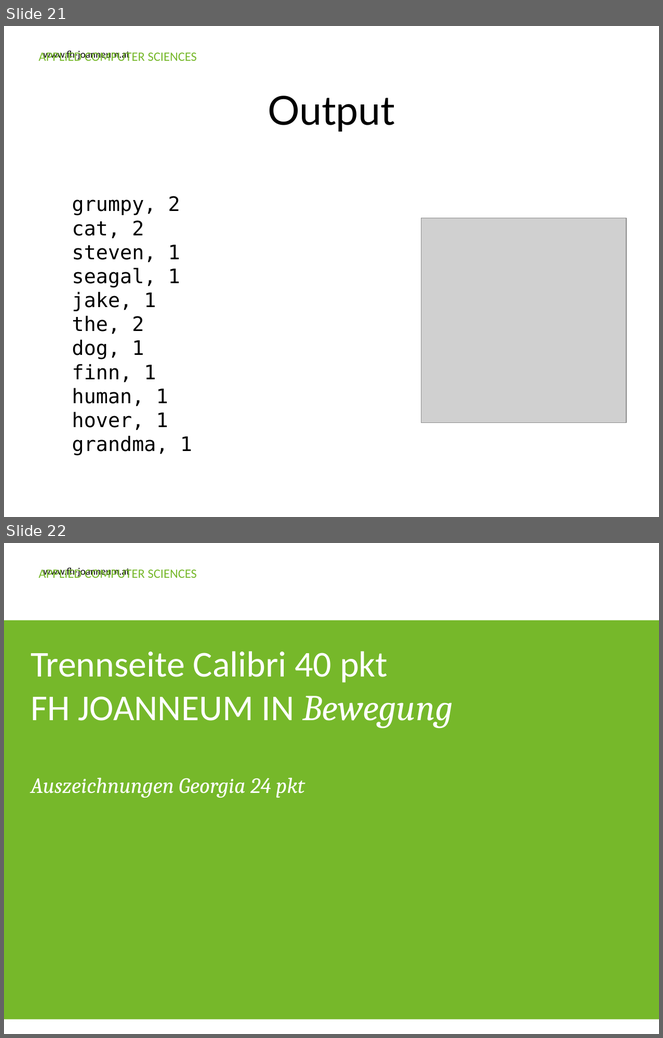
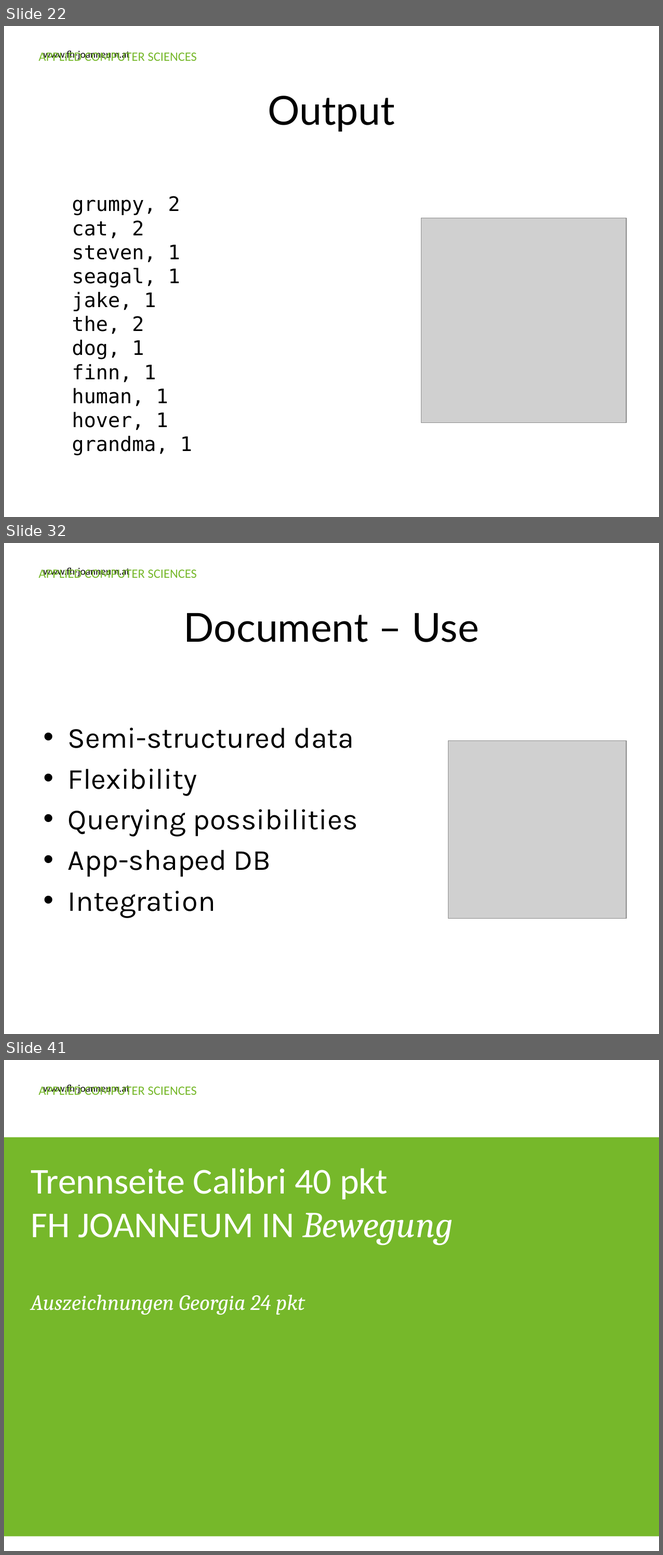
Before and after one commit to Ravenlord/guest-lecture-nosql, a slide deck: Presentation/FHJ_guest_lecture_nosql.pptx. Shown one above the other, each under a label of ours: slides 21 and 22 before the commit, slides 22, 32 and 41 after it; the slides between them are not shown. The pictures are 663x1038 and 663x1555 pixels, drawn with LibreOffice and Linux fonts; fonts in the diff are those of the drawing; grey boxes stand for pictures; background and template pictures are left out. Boxes give left, top, right and bottom in pixels: in the first picture for what was removed or moved away, otherwise in the second. Text is boxed around its words. In the diff, an @@ line names an element or a change of style, - is before the commit and + after.

Commit message:
Added key/value, document and column family slides.

```diff
--- a/Presentation/FHJ_guest_lecture_nosql.pptx
+++ b/Presentation/FHJ_guest_lecture_nosql.pptx
@@ slide 32 added at (x1=4, y1=543, x2=659, y2=1034), background #FFFFFF; not listed: 2 template elements that a slide beside it also shows @@
@@ title added at (x1=184, y1=613, x2=479, y2=642), 44 pt, text #000000 @@
+Document – Use
@@ text added at (x1=68, y1=728, x2=358, y2=918), 32 pt, text #000000 @@
+• Semi-structured data
+• Flexibility
+• Querying possibilities
+• App-shaped DB
+• Integration
@@ picture added at (x1=448, y1=741, x2=626, y2=919) @@
@@ what was slide 21 is now slide 22 @@
@@ what was slide 22 is now slide 41 @@
```
Also in this commit, not shown: 3 slides changed, 18 other slides added.
